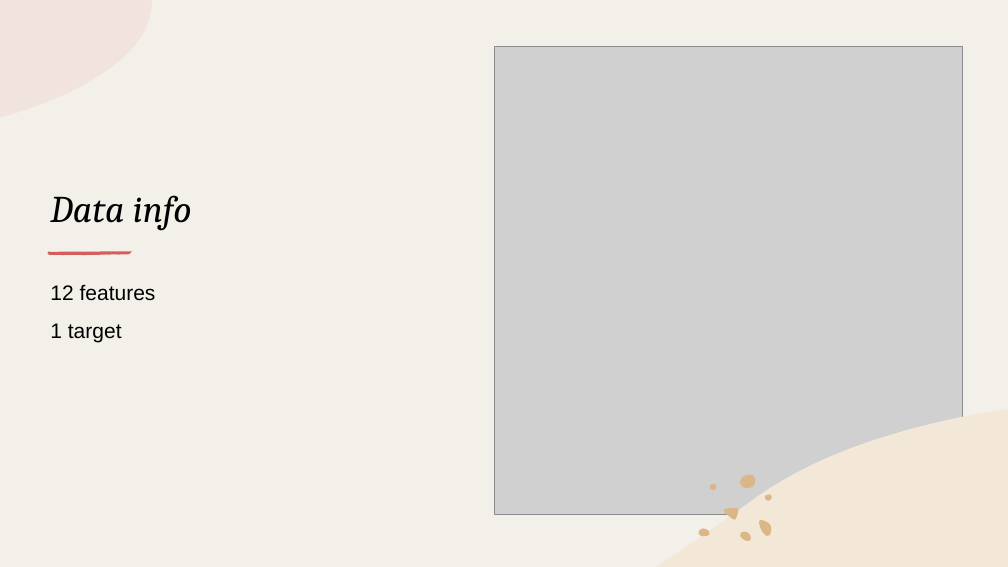
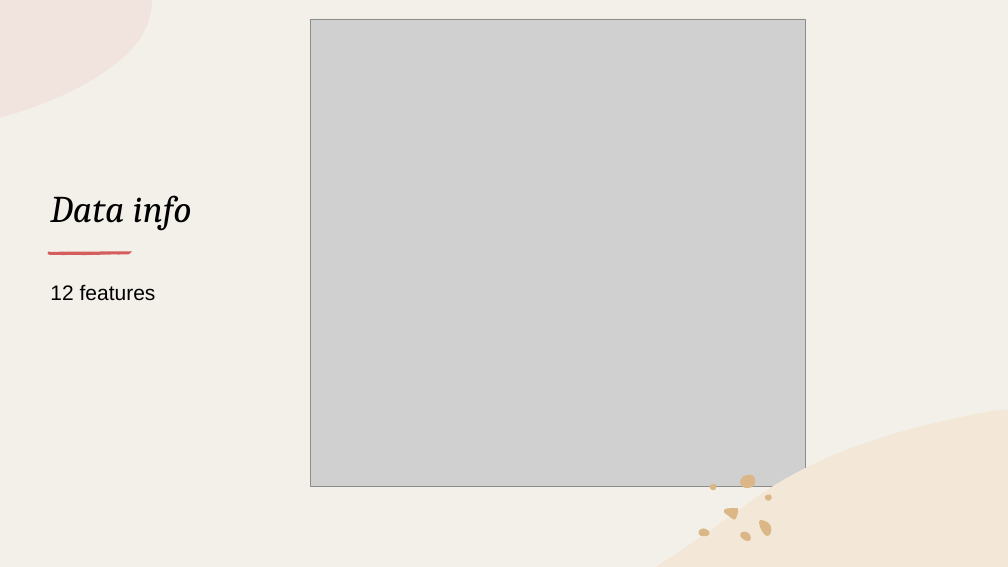
Before and after one commit to pingli10/part-2-project-5, a slide deck: slide 3 of Presentation1.pptx. Drawn at 1008x567 pixels with LibreOffice and Linux fonts; fonts in the diff are those of the drawing; grey boxes stand for pictures. Boxes give left, top, right and bottom in pixels: in the first picture for what was removed or moved away, otherwise in the second. Text is boxed around its words. In the diff, an @@ line names an element or a change of style, - is before the commit and + after.

```diff
--- a/Presentation1.pptx
+++ b/Presentation1.pptx
@@ picture resized from (x1=495, y1=47, x2=962, y2=514) to (x1=311, y1=19, x2=805, y2=486) @@
@@ text at (x1=50, y1=323, x2=122, y2=342): paragraph removed @@
-1 target
```
Also in this commit, not shown: 7 other slides changed, 9 slides removed.
